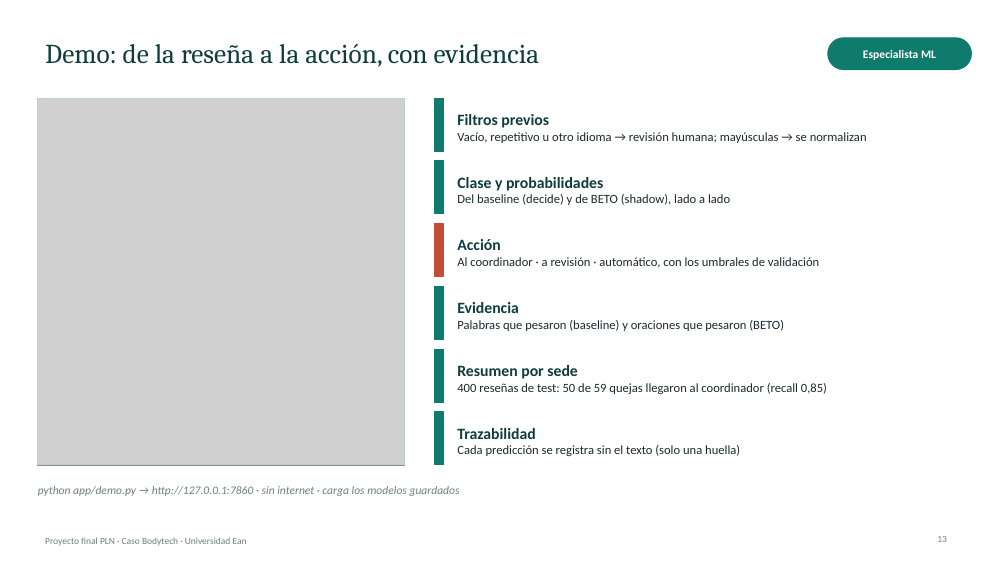
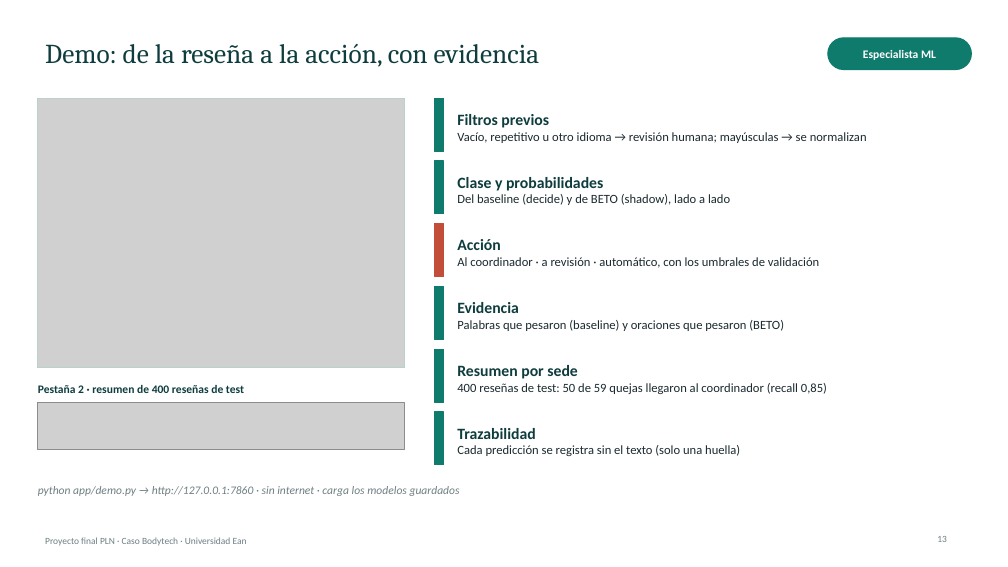
Before and after one commit to josephsbatista/proyecto-pln-bodytech, a slide deck: slide 13 of entregables/Presentacion_Final.pptx. Drawn at 1008x567 pixels with LibreOffice and Linux fonts; fonts in the diff are those of the drawing; grey boxes stand for pictures. Boxes give left, top, right and bottom in pixels: in the first picture for what was removed or moved away, otherwise in the second. Text is boxed around its words. In the diff, an @@ line names an element or a change of style, - is before the commit and + after.

```diff
--- a/entregables/Presentacion_Final.pptx
+++ b/entregables/Presentacion_Final.pptx
@@ rectangle: place and size @@
-rectangle at [38,98,405,465]
+rectangle at [38,98,405,368]
@@ picture: place and size @@
-picture at [38,98,405,465]
+picture at [38,98,405,368]
@@ text added at [38,385,244,393], 11 pt, text #0F3D3E, bold @@
+Pestaña 2 · resumen de 400 reseñas de test
@@ picture added at [38,402,405,449] @@
```
Also in this commit, not shown: 2 other files.
